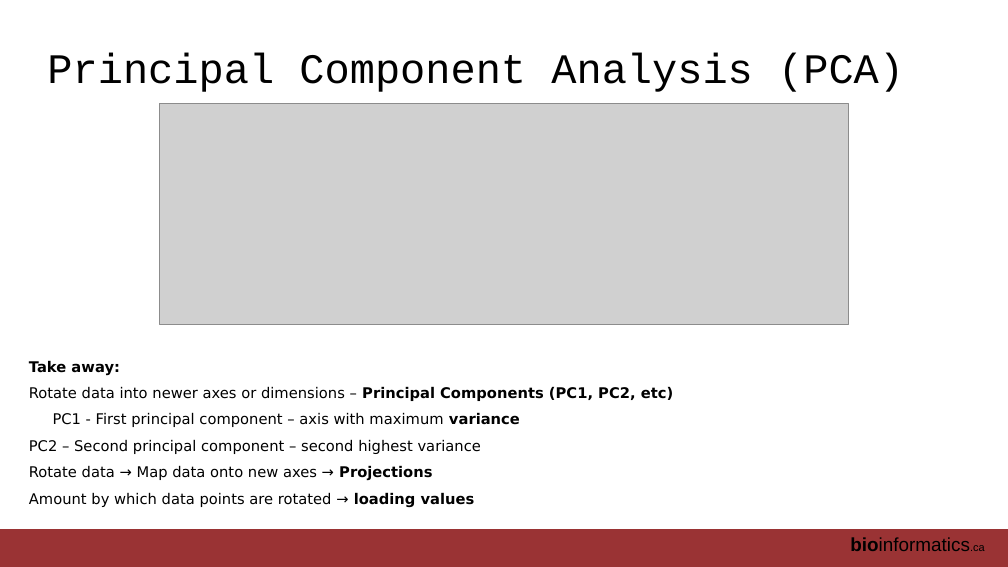
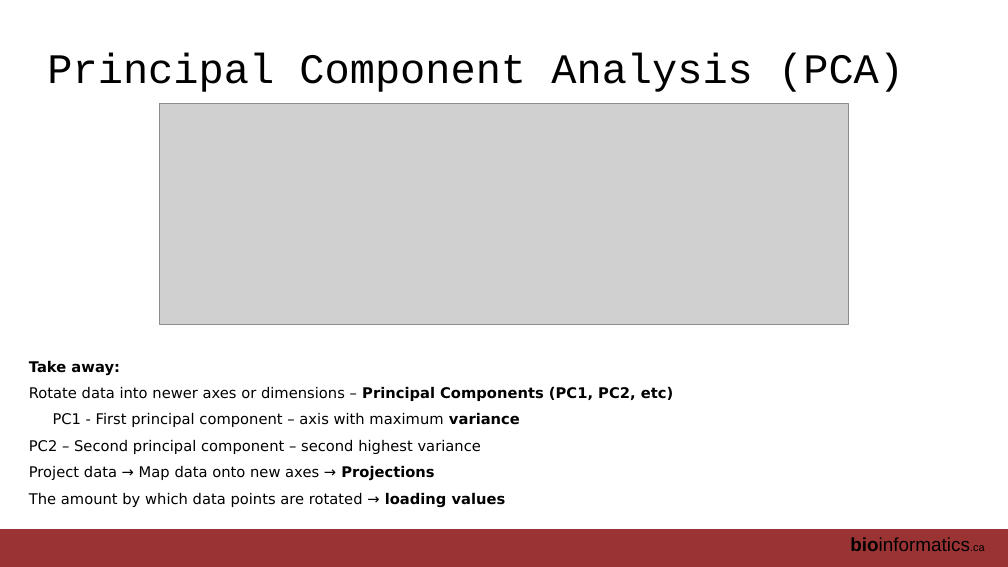
Before and after one commit to RealPaiLab/CBW_AUR2023, a slide deck: slide 24 of book/lectures/AUR_2023_Module2_DimensionReduction.pptx. Drawn at 1008x567 pixels with LibreOffice and Linux fonts; fonts in the diff are those of the drawing; grey boxes stand for pictures. Boxes give left, top, right and bottom in pixels: in the first picture for what was removed or moved away, otherwise in the second. Text is boxed around its words. In the diff, an @@ line names an element or a change of style, - is before the commit and + after.

```diff
--- a/book/lectures/AUR_2023_Module2_DimensionReduction.pptx
+++ b/book/lectures/AUR_2023_Module2_DimensionReduction.pptx
@@ text at box(29, 465, 506, 507): text changed @@
-Rotate data → Map data onto new axes → Projections
-Amount by which data points are rotated → loading values
+Project data → Map data onto new axes → Projections
+The amount by which data points are rotated → loading values
```
Also in this commit, not shown: 16 other slides changed, 2 slides added, 28 other files.
